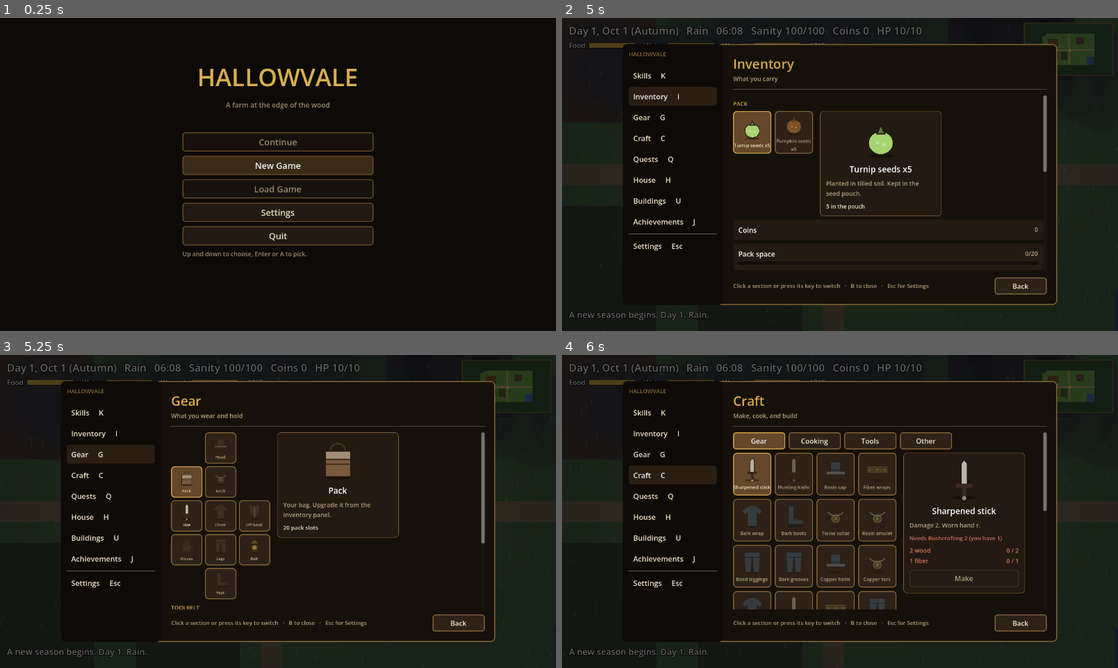
Above: before the commit, frames 1-4 (two rows, left to right).
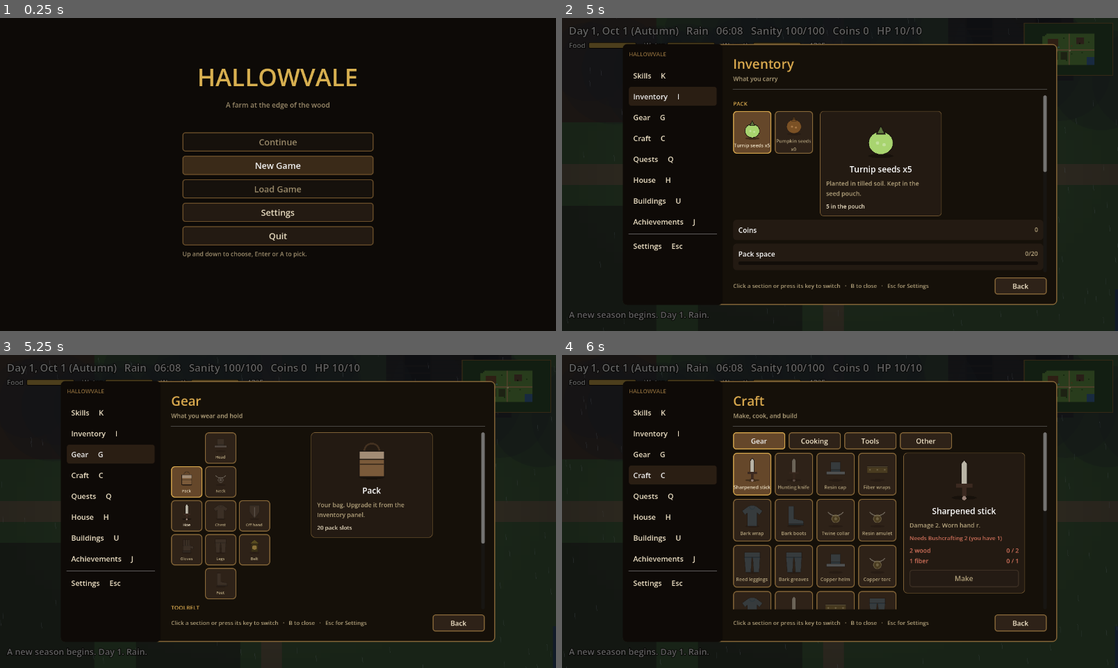
Above: after the commit, the same moments.

Repository: joshj1108/CrowCreekHollow
Game: Godot game, scene res://scenes/main.tscn
Same seed, same stepped clock (60 frames per second), same inputs: the game is played once before the commit and once after it.
Inputs (mouse positions are in pixels of both pictures, inside the frame that each line leads up to):
- Up to frame 1 (0.25 s): no input
- Up to frame 2 (5 s): click "New Game" at 0.5 s; click "Slot 1: empty" at 1.25 s; click "Menu" at 2 s; click "Skills K" at 2.75 s; tap Space (use) at 3.5, 3.8 s; move the mouse to (962, 158) at 3.52 s; hold D (move_right) 3.53-4.25 s; tap C (craft) at 3.6 s; click (962, 158) at 3.67 s; click "Inventory I" at 4.25 s
- Up to frame 3 (5.25 s): click "Gear G" at 5 s
- Up to frame 4 (6 s): click "Craft C" at 5.75 s

Frames 1-2 are identical in both runs. In frame 3, 1.4% of the frame differs, in the area x 49-78%, y 24-59%; in frame 4, nothing differs.

Commit message:
Add fishing rods to Tools and bandages to Other
Willow and Hardwood rods (Tools tab) add 10% each to the catch chance,
and sit in the toolbelt. Bandages (Other tab) are made from fiber and
resin and heal 25 HP when used from the pack. Old saves get the new
items at zero.

Co-Authored-By: Claude Haiku 5.5 <noreply@anthropic.com>
Claude-Session: https://claude.ai/code/session_016EvHBYyFANDWxunM27u84C

Diff:
--- a/scripts/action_bar.gd
+++ b/scripts/action_bar.gd
@@ -875,6 +875,15 @@
 					_box(Rect2(_pt(x, 0.12), Vector2(0.12, 0.36) * _sz), tint)
 				_shape(_poly([[0.72, 0.5], [0.9, 0.54], [0.9, 0.68], [0.72, 0.66]]), tint)
 				_box(Rect2(_pt(0.26, 0.8), Vector2(0.48, 0.12) * _sz), dark)
+			"rod":
+				draw_line(_pt(0.18, 0.9), _pt(0.84, 0.12), tint, 0.06 * _sz)
+				draw_line(_pt(0.84, 0.12), _pt(0.84, 0.6), light, 0.02 * _sz)
+				draw_arc(_pt(0.8, 0.64), 0.06 * _sz, 0.0, PI, 8, metal, 0.03 * _sz)
+			"bandage":
+				_shape(_ellipse(0.5, 0.5, 0.36, 0.3), tint)
+				draw_arc(_pt(0.5, 0.5), 0.17 * _sz, 0.0, TAU, 16, OUTLINE, 0.03 * _sz)
+				_box(Rect2(_pt(0.43, 0.3), Vector2(0.14, 0.4) * _sz), Color("b23a3a"))
+				_box(Rect2(_pt(0.3, 0.43), Vector2(0.4, 0.14) * _sz), Color("b23a3a"))
 			"pack":
 				draw_arc(_pt(0.5, 0.3), 0.18 * _sz, PI, TAU, 12, dark, 0.04 * _sz)
 				_box(Rect2(_pt(0.2, 0.3), Vector2(0.6, 0.62) * _sz), tint)
--- a/scripts/main.gd
+++ b/scripts/main.gd
@@ -106,7 +106,14 @@
 		{"name": "Copper pick", "cost": {"wood": 1, "copper_bar": 2}, "skill": "Smithing", "level": 2},
 		{"name": "Iron pick", "cost": {"wood": 1, "iron_bar": 2}, "skill": "Smithing", "level": 5},
 	],
+	# A rod adds to the chance of each catch. The bonus is added up across the tiers you own.
+	"rod": [
+		{"name": "Willow rod", "cost": {"wood": 2, "fiber": 2}, "skill": "Fishing", "level": 2, "bonus": 0.10},
+		{"name": "Hardwood rod", "cost": {"hardwood": 2, "fiber": 2, "resin": 1}, "skill": "Fishing", "level": 5, "bonus": 0.10},
+	],
 }
+# A bandage is made from fiber and resin, and heals when used from the pack.
+const BANDAGE := {"name": "Bandage", "heal": 25, "fiber": 2, "resin": 1, "level": 2, "xp": 8}
 
 # Time runs from 06:00 to 03:00 the next morning (hours 6 to 27).
 const DAY_LENGTH := 240.0   # real seconds for a full day
@@ -704,9 +711,9 @@
 var well_water := 0.0      # hours spent with an empty need, toward the next HP lost
 var weather_kind := ""       # today's weather, rolled each morning: see WEATHER_WEIGHTS
 var skill_xp := {"Farming": 0, "Bushcrafting": 0, "Carpentry": 0, "Cleaning": 0, "Fishing": 0, "Cooking": 0, "Combat": 0, "Forestry": 0, "Mining": 0, "Smithing": 0}
-var inventory := {"seeds": STARTING_SEEDS, "pumpkin_seeds": 0, "crops": 0, "fish": 0, "meals": 0, "smoked": 0, "dried": 0, "canned": 0, "fermented": 0, "stew": 0, "hearty": 0}
+var inventory := {"seeds": STARTING_SEEDS, "pumpkin_seeds": 0, "crops": 0, "fish": 0, "meals": 0, "smoked": 0, "dried": 0, "canned": 0, "fermented": 0, "stew": 0, "hearty": 0, "bandage": 0}
 var materials := {"wood": 0, "fiber": 0, "resin": 0, "hardwood": 0, "stone": 0, "copper_ore": 0, "iron_ore": 0, "copper_bar": 0, "iron_bar": 0, "arrows": 0, "bolts": 0}
-var tool_tier := {"hatchet": 0, "pick": 0}     # 0 = none; higher tiers come from TOOL_TIERS
+var tool_tier := {"hatchet": 0, "pick": 0, "rod": 0}     # 0 = none; higher tiers come from TOOL_TIERS
 var grove_felled := {}
 var quarry := {}                                   # Ashford quarry rocks, village tile -> true
 var rocks := {}                                  # world tile -> true for unbroken rocks
@@ -1892,6 +1899,12 @@
 		gear_selected = action_id.trim_prefix("gear_pick:")
 		_refresh_panel()
 		return
+	if action_id == "use_bandage":
+		_use_bandage()
+		return
+	if action_id == "make_bandage":
+		_make_bandage()
+		return
 	if action_id.begins_with("eat_stew:"):
 		_eat_stew(action_id.trim_prefix("eat_stew:"))
 		return
@@ -2143,6 +2156,10 @@
 	if n > 0:
 		tiles.append(_stack_tile("pack:meal", "Meal", "bowl", "e0a050", n, "in the pack",
 			"A cooked meal. Restores %d food and %d sanity. Sells for %d coins." % [int(MEAL_FOOD), int(MEAL_SANITY), SELL_MEAL], "eat_meal", "Eat"))
+	n = int(inventory["bandage"])
+	if n > 0:
+		tiles.append(_stack_tile("pack:bandage", str(BANDAGE["name"]), "bandage", "e8e0d0", n, "in the pack",
+			"Heals %d HP. Use it from here." % int(BANDAGE["heal"]), "use_bandage", "Use"))
 	for st in STEWS:
 		n = int(inventory[st["kind"]])
 		if n > 0:
@@ -2263,6 +2280,11 @@
 		"desc": "Chops trees. Upgrade it in the Craft panel, under Tools.", "level_text": "", "level_ok": true, "costs": [], "action": "",
 	})
 	tiles.append({
+		"key": "tool:rod", "name": _tool_name("rod") if int(tool_tier["rod"]) > 0 else "Fishing rod", "icon": "rod", "tint": TINT_TOOL,
+		"enabled": int(tool_tier["rod"]) > 0, "level_ok": true, "costs": [], "action": "",
+		"desc": "Adds to your catch chance when you fish. Make better rods in the Craft panel, under Tools.", "level_text": "",
+	})
+	tiles.append({
 		"key": "tool:pick", "name": _tool_name("pick") if int(tool_tier["pick"]) > 0 else "Pickaxe", "icon": "pick", "tint": TINT_TOOL, "enabled": int(tool_tier["pick"]) > 0,
 		"desc": "Breaks rocks and ore. Upgrade it in the Craft panel, under Tools.", "level_text": "", "level_ok": true, "costs": [], "action": "",
 	})
@@ -2478,10 +2500,10 @@
 
 func _recipes_tools() -> Array:
 	var out: Array = []
-	for kind in ["hatchet", "pick"]:
+	for kind in ["hatchet", "pick", "rod"]:
 		var tiers: Array = TOOL_TIERS[kind]
 		var have := int(tool_tier[kind])
-		var icon := "axe" if kind == "hatchet" else "pick"
+		var icon := "axe" if kind == "hatchet" else ("pick" if kind == "pick" else "rod")
 		if have >= tiers.size():
 			out.append({
 				"key": "tool:" + kind, "name": _tool_name(kind), "icon": icon, "tint": TINT_TOOL,
@@ -2492,7 +2514,7 @@
 		var tier: Dictionary = tiers[have]
 		out.append({
 			"key": "tool:" + kind, "name": str(tier["name"]), "icon": icon, "tint": TINT_TOOL,
-			"desc": "Your %s is %s. This is the next tier." % [kind, _tool_name(kind)],
+			"desc": _tool_desc(kind, tier, have),
 			"costs": _cost_lines(tier["cost"]), "level_text": _level_text(str(tier["skill"]), int(tier["level"])),
 			"level_ok": _level(str(tier["skill"])) >= int(tier["level"]), "enabled": _can_craft_tool(kind),
 			"action": "tool:" + kind, "button": "Make",
@@ -2528,7 +2550,51 @@
 			"level_ok": _level("Bushcrafting") >= int(t["level"]), "enabled": _can_advance_lantern(),
 			"action": "advance_lantern", "button": "Build" if lantern_tier == 0 else "Upgrade",
 		})
+	out.append(_recipes_other_bandage())
 	return out
+
+
+func _recipes_other_bandage() -> Dictionary:
+	var costs: Array = [
+		{"label": "%d fiber" % int(BANDAGE["fiber"]), "have": _held("fiber"), "need": int(BANDAGE["fiber"])},
+		{"label": "%d resin" % int(BANDAGE["resin"]), "have": _held("resin"), "need": int(BANDAGE["resin"])},
+	]
+	return {
+		"key": "bandage", "name": str(BANDAGE["name"]), "icon": "bandage", "tint": "e8e0d0",
+		"desc": "Heals %d HP when used from the Inventory panel. +%d Bushcrafting XP." % [int(BANDAGE["heal"]), int(BANDAGE["xp"])],
+		"costs": costs, "level_text": _level_text("Bushcrafting", int(BANDAGE["level"])),
+		"level_ok": _level("Bushcrafting") >= int(BANDAGE["level"]), "enabled": _can_make_bandage(),
+		"action": "make_bandage", "button": "Make",
+	}
+
+
+func _can_make_bandage() -> bool:
+	return _level("Bushcrafting") >= int(BANDAGE["level"]) and materials["fiber"] >= int(BANDAGE["fiber"]) \
+		and materials["resin"] >= int(BANDAGE["resin"])
+
+
+func _make_bandage() -> void:
+	if not _can_make_bandage():
+		_show_message("You need %d fiber, %d resin, and Bushcrafting %d." % [int(BANDAGE["fiber"]), int(BANDAGE["resin"]), int(BANDAGE["level"])])
+		return
+	materials["fiber"] -= int(BANDAGE["fiber"])
+	materials["resin"] -= int(BANDAGE["resin"])
+	inventory["bandage"] += 1
+	_grant_xp("Bushcrafting", int(BANDAGE["xp"]))
+	_show_message("You roll a bandage. +%d Bushcrafting XP" % int(BANDAGE["xp"]))
+
+
+func _use_bandage() -> void:
+	if int(inventory["bandage"]) <= 0:
+		_show_message("You have no bandages.")
+		return
+	if hp >= max_hp():
+		_show_message("You don't need a bandage right now.")
+		return
+	inventory["bandage"] -= 1
+	hp = mini(max_hp(), hp + int(BANDAGE["heal"]))
+	play_sfx("eat", 0.05)
+	_show_message("You bind your wounds. HP %d/%d" % [hp, max_hp()])
 
 
 func _craft_camp_rows() -> Array:
@@ -3108,9 +3174,16 @@
 		i += 1
 
 
+func _rod_bonus() -> float:
+	var total := 0.0
+	for i in int(tool_tier["rod"]):
+		total += float(TOOL_TIERS["rod"][i]["bonus"])
+	return total
+
+
 func _fish_roll() -> void:
 	stats["fished"] += 1
-	var chance := clampf(FISH_BASE_CHANCE + FISH_CHANCE_PER_LEVEL * float(_level("Fishing") - 1), 0.0, FISH_CHANCE_CAP)
+	var chance := clampf(FISH_BASE_CHANCE + FISH_CHANCE_PER_LEVEL * float(_level("Fishing") - 1) + _rod_bonus(), 0.0, FISH_CHANCE_CAP)
 	if randf() < chance:
 		stats["caught"] += 1
 		inventory["fish"] += 1
@@ -3454,6 +3527,7 @@
 		used += int(inventory[kind])
 	for st in STEWS:
 		used += int(inventory[st["kind"]])
+	used += int(inventory["bandage"])
 	return used
 
 
@@ -3863,6 +3937,13 @@
 		if int(materials.get(key, 0)) < int(cost[key]):
 			return false
 	return true
+
+
+func _tool_desc(kind: String, tier: Dictionary, have: int) -> String:
+	if kind == "rod":
+		var now := "You have no rod yet." if have == 0 else "You have the %s." % _tool_name("rod")
+		return "%s Adds %d%% to your catch chance." % [now, int(float(tier["bonus"]) * 100.0)]
+	return "Your %s is %s. This is the next tier." % [kind, _tool_name(kind)]
 
 
 func _tool_name(kind: String) -> String:
Not shown, changed: DESIGN.md
